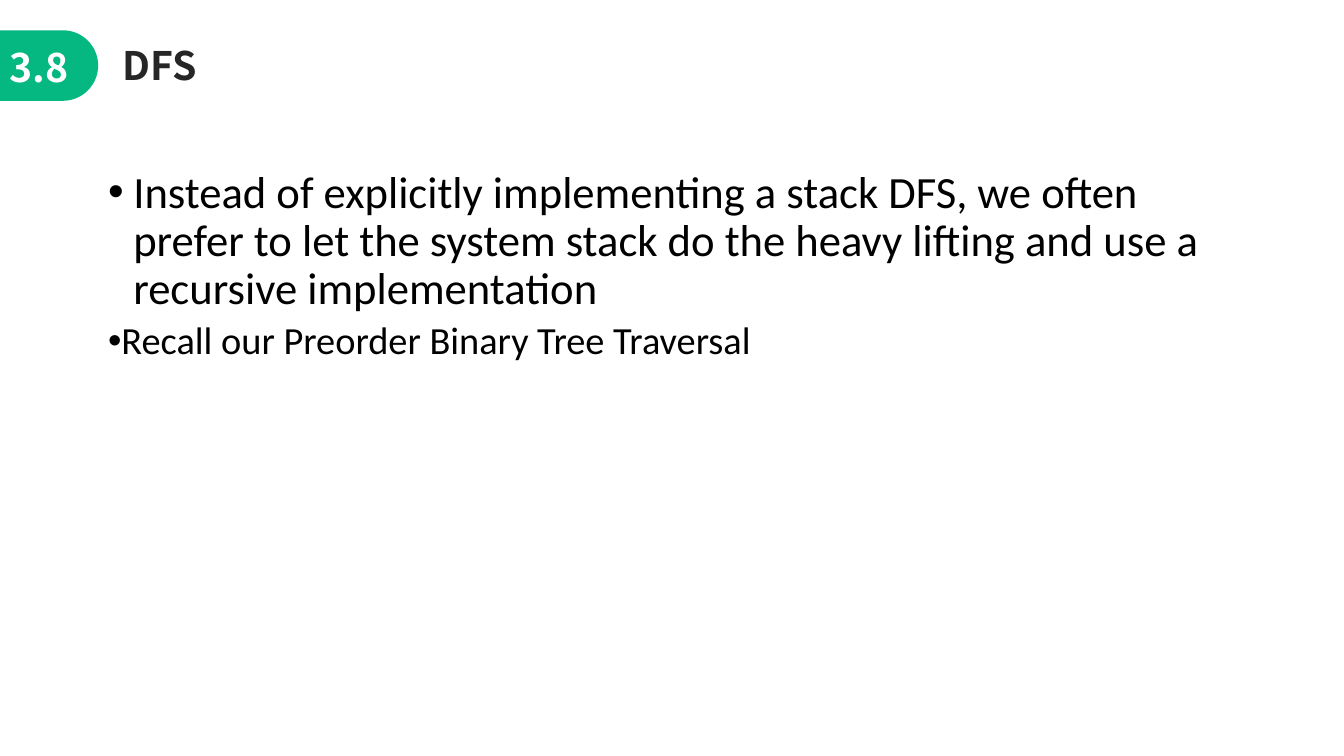
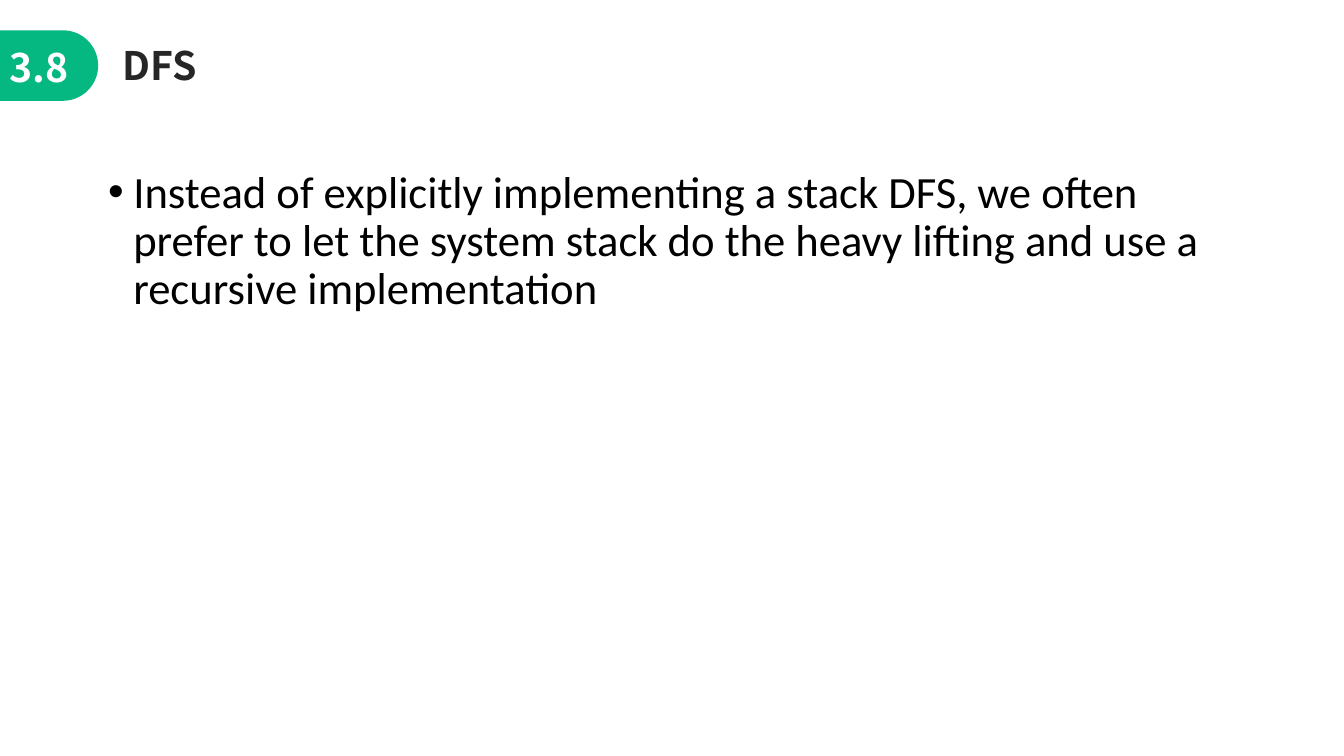
Before and after one commit to jimmyyih518/DSA2022Fall, a slide deck: slide 25 of week7/week7_slides.pptx (slide 24 before the commit). Drawn at 1344x756 pixels with LibreOffice and Linux fonts; fonts in the diff are those of the drawing. Boxes give left, top, right and bottom in pixels: in the first picture for what was removed or moved away, otherwise in the second. Text is boxed around its words. In the diff, an @@ line names an element or a change of style, - is before the commit and + after.

```diff
--- a/week7/week7_slides.pptx
+++ b/week7/week7_slides.pptx
@@ text at <box>121,327,750,361</box>: paragraph removed @@
-  • Recall our Preorder Binary Tree Traversal
```
Also in this commit, not shown: 10 other slides changed, 1 slide added.
